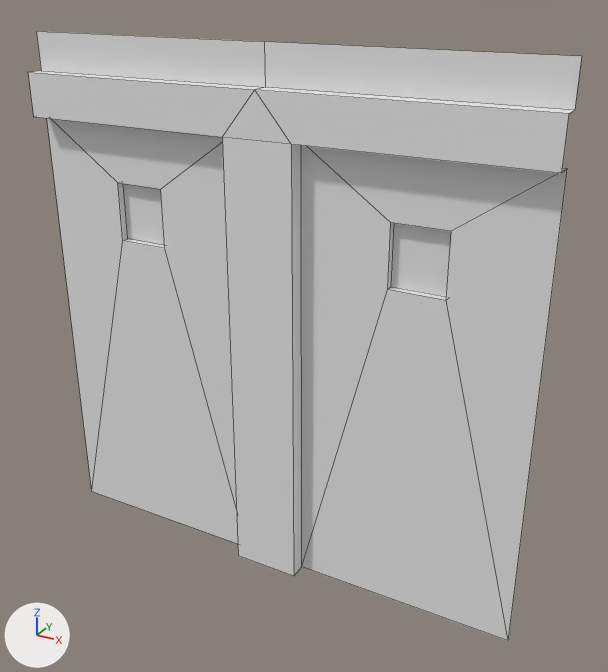
Two versions of the FBX model Models/FBX/Wall_Beam.fbx, one commit apart.
Camera for both pictures: a camera (50 mm lens) standing at (1.49, -7.37, 6.81) and looking at (-2.64, 0.14, 3.06). Arrows for +X, +Y and +Z are at lower left; the lights stay in place. Mesh edges are drawn as thin lines. Where no turn or scale is listed for an object, it has been applied to the vertices.

The older version as bpy lines, for what is in view:
```python
me_plane_043 = bpy.data.meshes.new('Plane.043')
me_plane_043.from_pydata(...)  # 39 vertices, 30 faces; spans x -6.0..0.0, y -0.2..0.09, z 0.0..6.14
me_plane_043.materials.append(mat_wall_beam)  # white #e7e7e7
# before: 1 (0.0, 0.0, 6.14) at pixel (581, 56), 3 (0.0, 0.0, 5.72) at pixel (574, 110), 6 (0.0, -0.2, 5.72) at pixel (569, 113), 19 (-6.0, 0.0, 6.14) at pixel (36, 31), 21 (-6.0, 0.0, 5.72) at pixel (41, 70)
# before: 24 (-6.0, -0.2, 5.72) at pixel (28, 72), 36 (-3.0, 0.0, 5.72) at pixel (265, 87), 37 (-3.0, -0.2, 5.72) at pixel (254, 89), 38 (-3.0, 0.0, 6.14) at pixel (264, 41)
ob_wall_beam = bpy.data.objects.new('Wall_Beam', me_plane_043)
ob_wall_beam.location = (0.0, 0.0, 0.0)
```
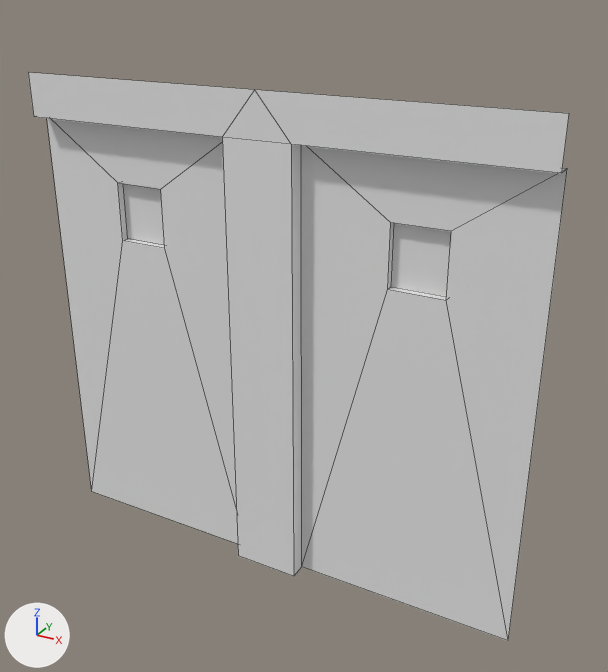
Changed parts and their boxes (x1, y1, x2, y2) in the pictures (608 x 672 px):
'Wall_Beam', reshaped (7% shorter): before (28, 31, 582, 641); after (28, 72, 569, 641)
part 1 of me_plane_043, deleted: before (29, 31, 582, 113)

Patch to the scene script:
```diff
--- a/Models/FBX/Wall_Beam.fbx.py
+++ b/Models/FBX/Wall_Beam.fbx.py
@@ me_plane_043 @@
 me_plane_043.from_pydata(...)  # 39 vertices, 30 faces; spans x -6.0..0.0, y -0.2..0.09, z 0.0..6.14
 # used by ob_wall_beam; location = (0.0, 0.0, 0.0)
 # verts and faces of me_plane_043; kept vertices keep their numbers, new ones are numbered from 39
+# me_plane_043 part 1
+delete_vertices([1, 3, 19, 21, 36, 38])  # with the faces that use them
 me_plane_043.materials.append(mat_wall_beam)
```
